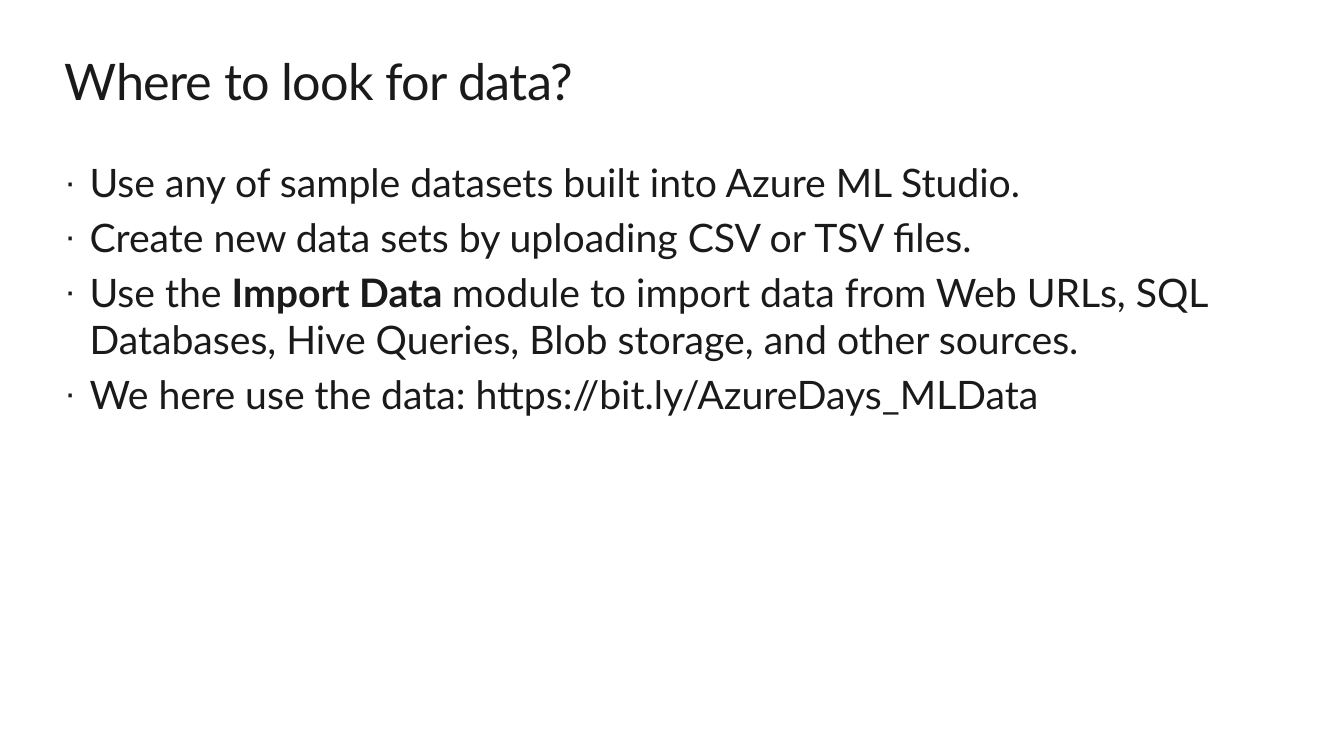
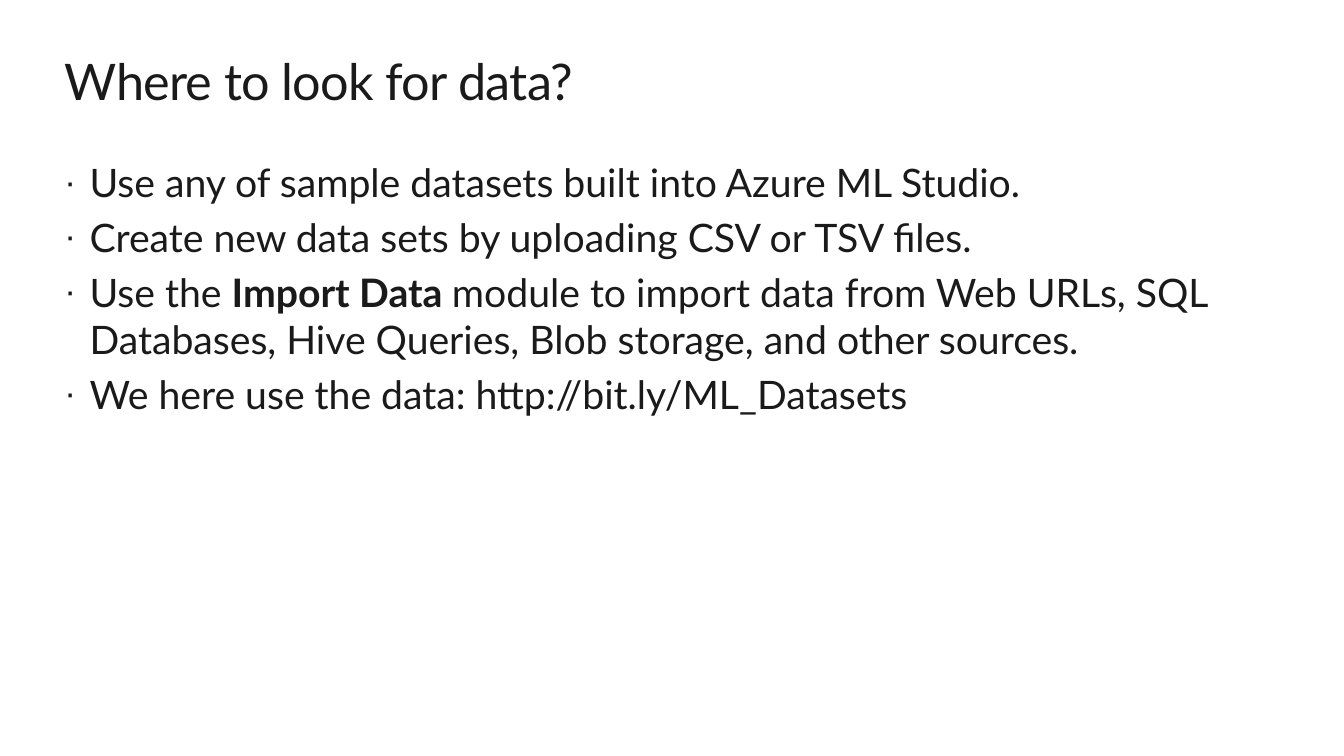
Before and after one commit to himanshubeniwal/Sessions, a slide deck: slide 18 of Final_forDSandML.pptx (slide 17 before the commit). Drawn at 1344x756 pixels with LibreOffice and Linux fonts; fonts in the diff are those of the drawing; background and template pictures are left out. Boxes give left, top, right and bottom in pixels: in the first picture for what was removed or moved away, otherwise in the second. Text is boxed around its words. In the diff, an @@ line names an element or a change of style, - is before the commit and + after.

```diff
--- a/Final_forDSandML.pptx
+++ b/Final_forDSandML.pptx
@@ text at <box>90,380,908,416</box>: text changed @@
-· We here use the data: https://bit.ly/AzureDays_MLData
+· We here use the data: http://bit.ly/ML_Datasets
```
Also in this commit, not shown: 4 other slides changed, 2 slides added, 3 slides removed, 1 other file.
